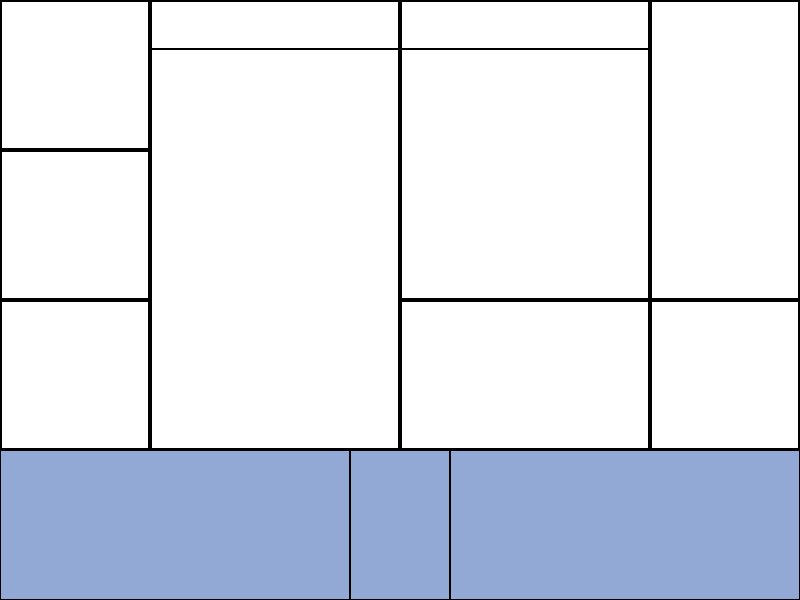
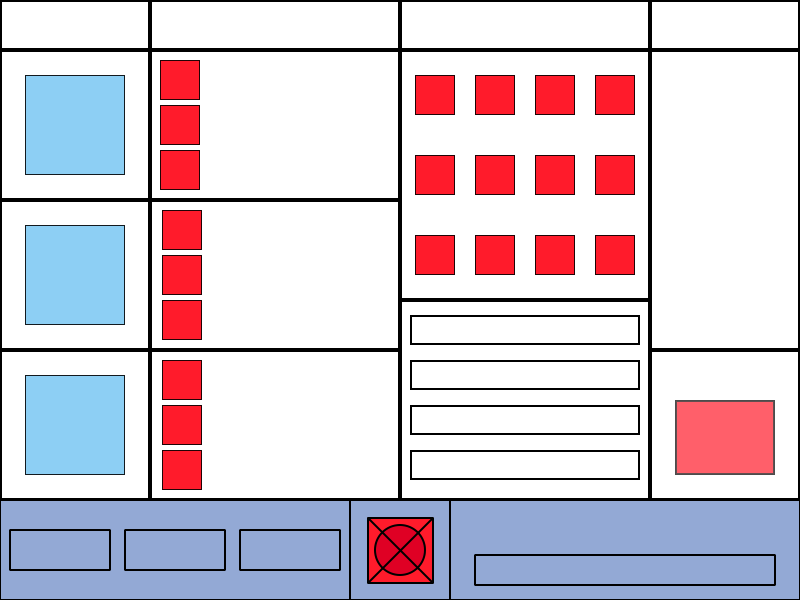
Comparing the layer stacks of the two 800×600 images. Changes:
added group "Shop()" with 72 layers above "Main_Level" over (x1=1, y1=48, x2=799, y2=586)
added group "Character Icons" (1st of 2, in "Shop()") with 9 layers in group "Shop()" over (x1=1, y1=48, x2=150, y2=500)
added group "Player Box" (1st of 2, in "Shop()" › "Character Icons") with 3 layers in group "Character Icons" over (x1=1, y1=50, x2=150, y2=500)
added group "Status" (1st of 11, in "Shop()") with 17 layers in group "Shop()" over (x1=150, y1=50, x2=400, y2=500)
added layer "Box - Status 2" in group "Status" over (x1=150, y1=50, x2=400, y2=500)
added group "List of Purchasable Items" with 17 layers in group "Shop()" over (x1=402, y1=50, x2=648, y2=275)
added layer "Box 2" in group "List of Purchasable Items" over (x1=402, y1=50, x2=648, y2=275)
added group "Item's Information" with 5 layers in group "Shop()" over (x1=400, y1=315, x2=650, y2=500)
added layer "Box" (1st of 4, in "Shop()" › "Item's Information") in group "Item's Information" over (x1=400, y1=315, x2=650, y2=500)
added group "Inventory" (1st of 4, in "Shop()") with 2 layers in group "Shop()" over (x1=652, y1=48, x2=798, y2=350)
added group "Action_Bar" with 12 layers in group "Shop()" over (x1=1, y1=500, x2=799, y2=586)
added layer "Box" (4th of 4, in "Shop()" › "Action_Bar") in group "Action_Bar" over (x1=1, y1=500, x2=799, y2=586)
moved "Status" (2nd of 11, in "Main_Level" › "Action Bar") into group "Action Bar", painted on it over (x1=1, y1=450, x2=799, y2=586)
hid group "Inventory_ui" (37 layers) over (x1=1, y1=48, x2=799, y2=586)
painted on "Inventory" (3rd of 4, in "Inventory_ui" › "Inventory()") over (x1=652, y1=48, x2=798, y2=350)
removed group "Status Bar copy" (2 layers) from group "Inventory" over (x1=1, y1=450, x2=799, y2=586)
hid group "Viictory_ui" (29 layers) over (x1=1, y1=48, x2=799, y2=586)
hid group "Game_ui_Screen" (109 layers) over (x1=1, y1=48, x2=799, y2=586)
…and 60 more changes (58 added, 1 moved_by, 1 removed)
